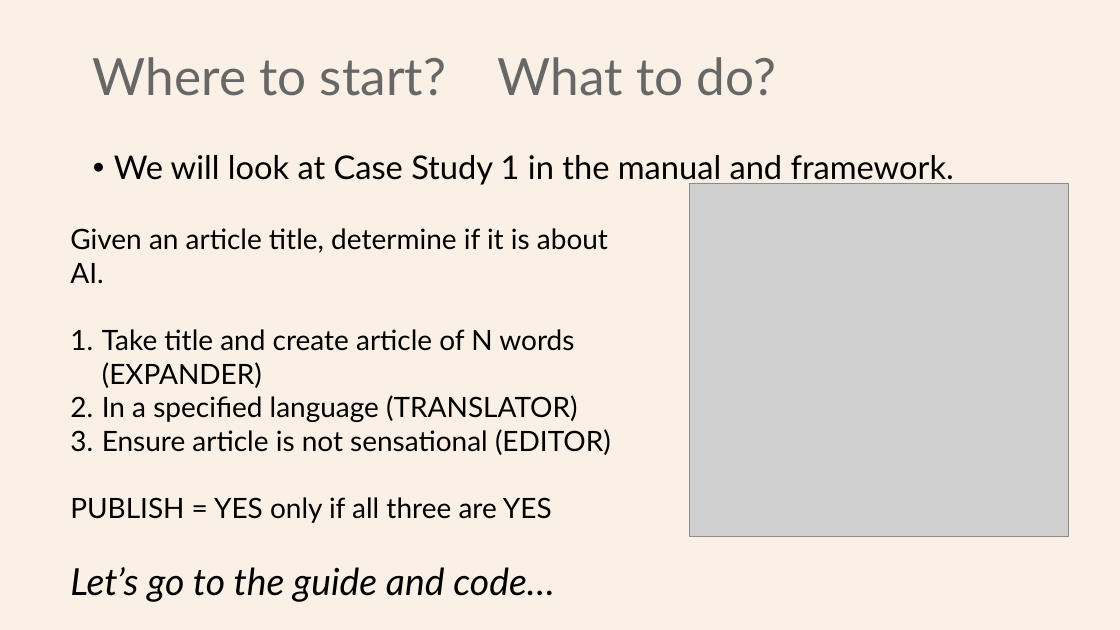
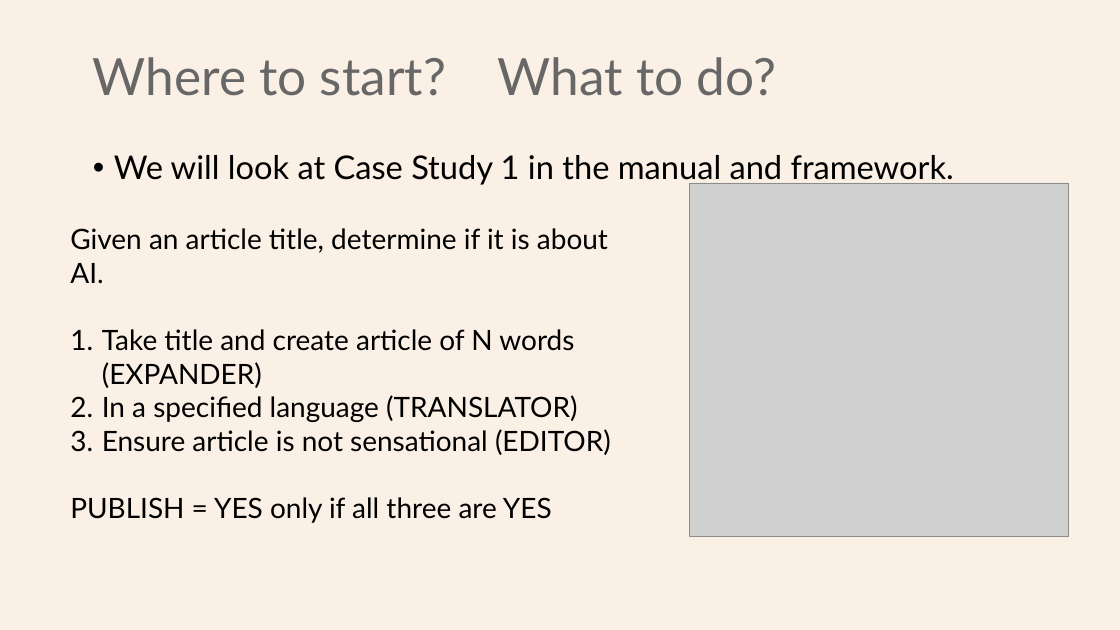
Before and after one commit to Python-Test-Engineer/eval-framework, a slide deck: slide 13 of PYDATA_LONDON_02SEP2025.pptx. Drawn at 1120x630 pixels with LibreOffice and Linux fonts; fonts in the diff are those of the drawing; grey boxes stand for pictures. Boxes give left, top, right and bottom in pixels: in the first picture for what was removed or moved away, otherwise in the second. Text is boxed around its words. In the diff, an @@ line names an element or a change of style, - is before the commit and + after.

```diff
--- a/PYDATA_LONDON_02SEP2025.pptx
+++ b/PYDATA_LONDON_02SEP2025.pptx
@@ text at (x1=70, y1=567, x2=555, y2=602): paragraph removed @@
-Let’s go to the guide and code…
```
Also in this commit, not shown: 3 other slides changed.
